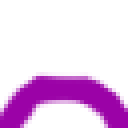
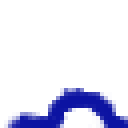
Layer changes from the first 128×128 image to the second:
removed layer "Layer 2" over [0, 72, 128, 128]
added layer "Shape 7 copy" above "Shape 7" over [4, 88, 128, 128]
